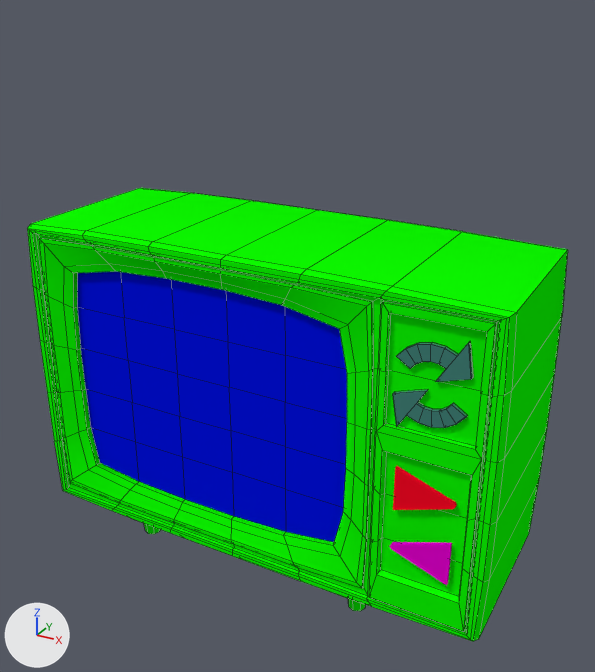
An edit to the Blender file Assets/Topics/History Scene/Models/TV/tv.blend, drawn before and after from the same camera.
One viewpoint serves both versions: a 50 mm lens placed at (5.55, -8.45, 5.84), pointed at (0.25, 1.2, 1.02). Lighting does not change. The marker at lower left points along +X, +Y and +Z. Mesh edges are drawn as thin lines on the coarser meshes.

In view in the first picture: 'Back-button', 'Forward-button', 'Repeat-button', 'Tv-body', 'Tv-monitor'.
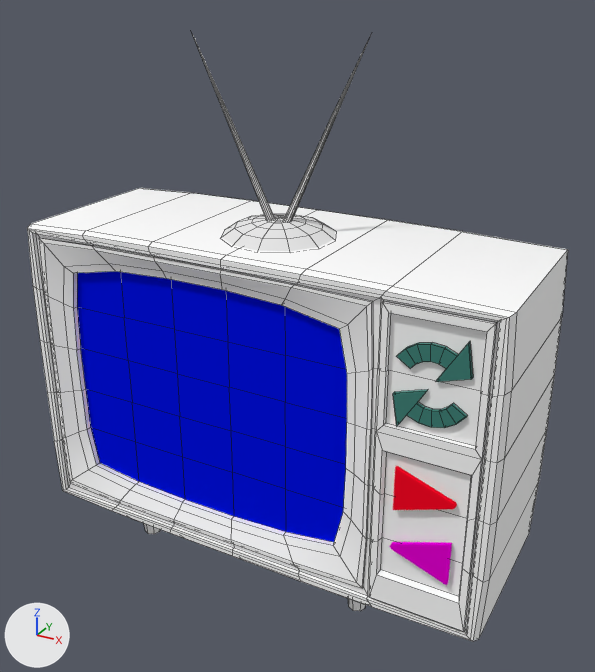
The change, as a diff of the scene's bpy script:
```diff
--- a/Assets/Topics/History Scene/Models/TV/tv.blend.py
+++ b/Assets/Topics/History Scene/Models/TV/tv.blend.py
@@ mat_tv_body @@
 mat_tv_body = diffuse_material('tv-body')
-mat_tv_body.base_color = (0.00423, 1.0, 0.0)  # green #0eff00
+mat_tv_body.base_color = (1.0, 1.0, 1.0)  # white #ffffff
@@ mat_material @@
+mat_material = diffuse_material('Material')
+mat_material.base_color = (0.8, 0.8, 0.8)  # white #e7e7e7
@@ me_television_000 @@
+me_television_000.from_pydata(...)  # 111 vertices, 107 faces; spans x -1.17..1.04, y -0.81..0.81, z 0.01..2.65
+me_television_000.materials.append(mat_material)  # white #e7e7e7
@@ ob_antenna @@
+ob_antenna = bpy.data.objects.new('Antenna', me_television_000)
+ob_antenna.location = (0.0, 1.1, 2.53)
```

Changed parts and their boxes [x1, y1, x2, y2] in the pictures (595 x 672 px):
'Tv-body', recoloured (green to white)
    both: [27, 188, 568, 641]
'Antenna', added
    after: [193, 33, 372, 251]
